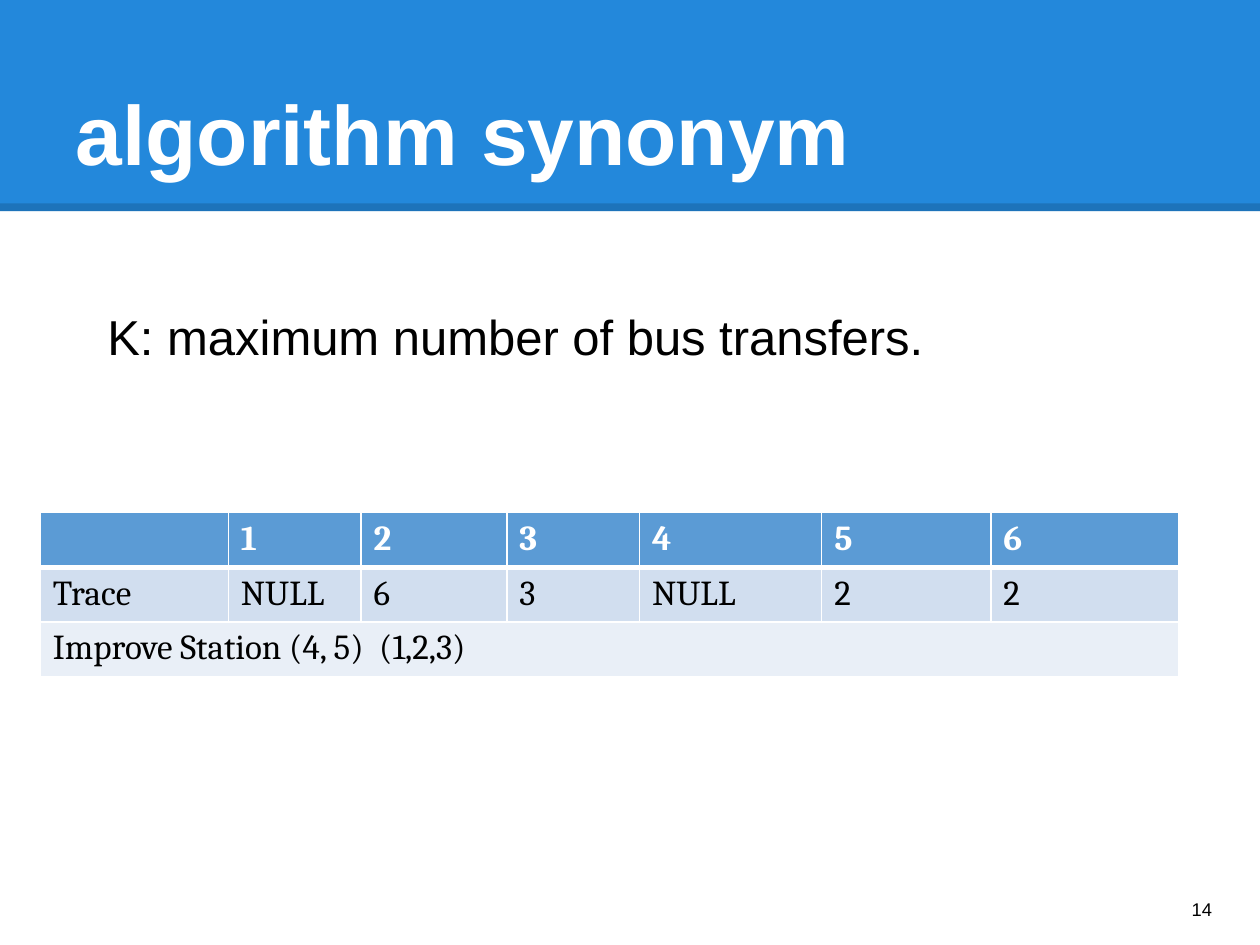
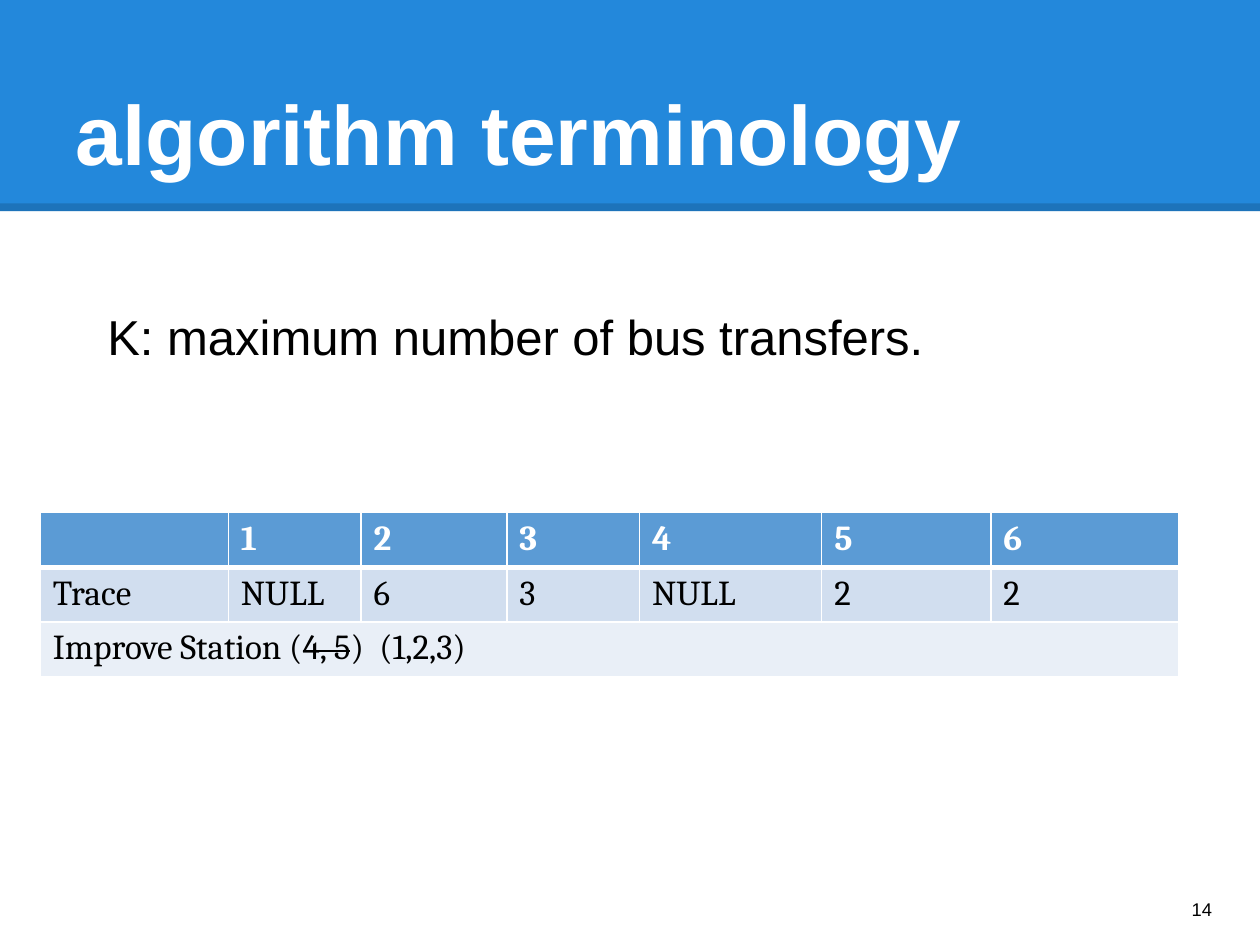
Before and after one commit to hqt/street-router, a slide deck: slide 14 of Document/presentation/bus/4 raptor new.pptx. Drawn at 1260x945 pixels with LibreOffice and Linux fonts; fonts in the diff are those of the drawing. Boxes give left, top, right and bottom in pixels: in the first picture for what was removed or moved away, otherwise in the second. Text is boxed around its words. In the diff, an @@ line names an element or a change of style, - is before the commit and + after.

```diff
--- a/Document/presentation/bus/4 raptor new.pptx
+++ b/Document/presentation/bus/4 raptor new.pptx
@@ title at (x1=76, y1=104, x2=961, y2=181): text changed @@
-algorithm synonym
+algorithm terminology
@@ table at (x1=40, y1=513, x2=1178, y2=718) @@
@@ strikethrough on in "(4, 5)" @@
```
Also in this commit, not shown: 7 other slides changed, 1 slide added.
